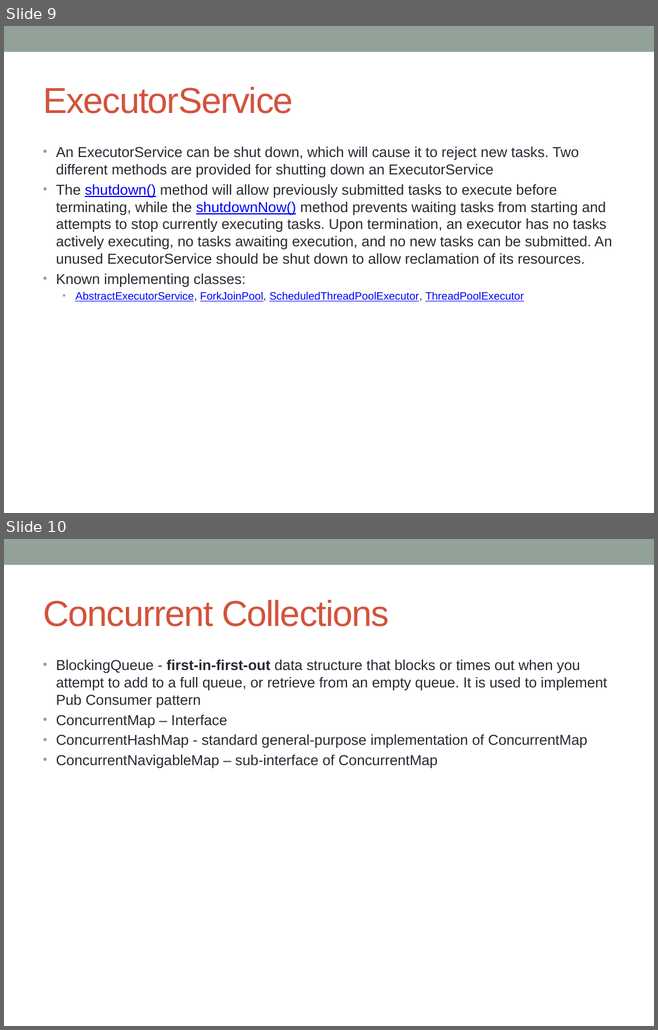
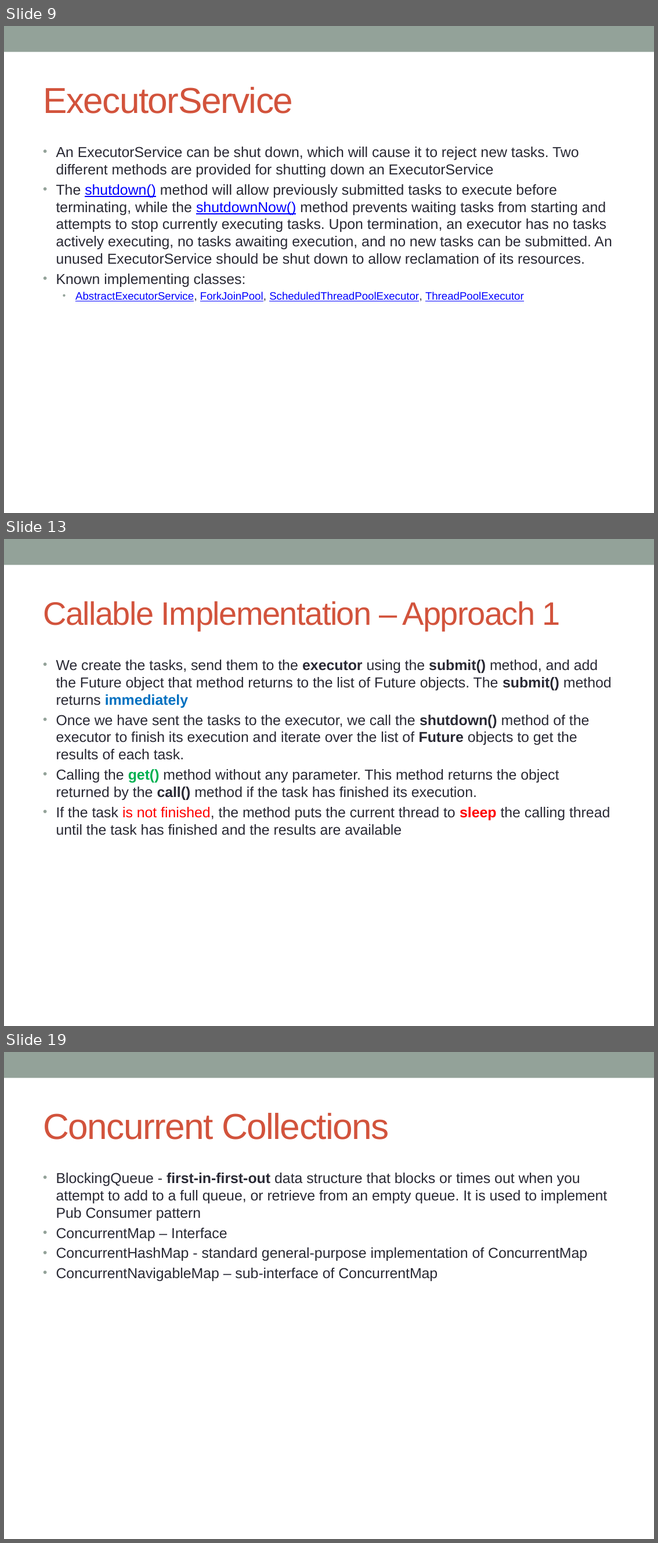
Before and after one commit to notionquest/ProjectDocumentation, a slide deck: MultiThreading.pptx. Shown one above the other, each under a label of ours: slides 9 and 10 before the commit, slides 9, 13 and 19 after it; the slides between them are not shown. The pictures are 658x1030 and 658x1543 pixels, drawn with LibreOffice and Linux fonts; fonts in the diff are those of the drawing. Boxes give left, top, right and bottom in pixels: in the first picture for what was removed or moved away, otherwise in the second. Text is boxed around its words. In the diff, an @@ line names an element or a change of style, - is before the commit and + after.

Commit message:
Executor in detail, Future and Callable difference

```diff
--- a/MultiThreading.pptx
+++ b/MultiThreading.pptx
@@ slide 13 added at (4,539,654,1026), background #FFFFFF; not listed: 1 template element that a slide beside it also shows @@
@@ title added at (43,601,560,631), 36 pt, text #D2533C @@
+Callable Implementation – Approach 1
@@ text added at (56,660,611,835), 16 pt, text #292934 @@
+• We create the tasks, send them to the executor using the submit() method, and add the Future object that method returns to the list of Future objects. The submit() method returns immediately
+• Once we have sent the tasks to the executor, we call the shutdown() method of the executor to finish its execution and iterate over the list of Future objects to get the results of each task.
+• Calling the get() method without any parameter. This method returns the object returned by the call() method if the task has finished its execution.
+• If the task is not finished, the method puts the current thread to sleep the calling thread until the task has finished and the results are available
@@ what was slide 10 is now slide 19 @@
```
Also in this commit, not shown: 8 other slides added.
